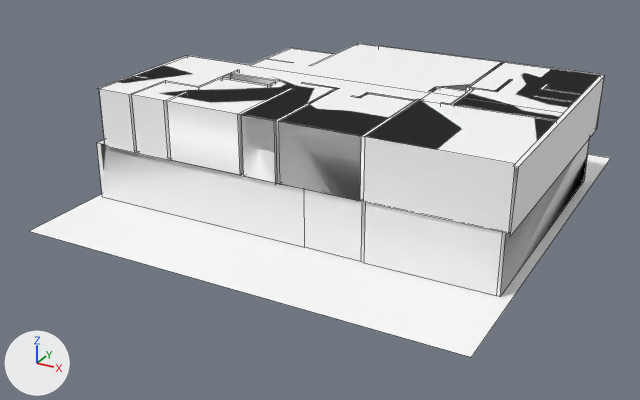
One commit to the FBX model InteriorPaintingPlanning/InteriorPaintingPlanning - Unity/Assets/InteriorPaintingPlanning2.fbx: the scene before it, then after it.
One viewpoint serves both versions: a 50 mm camera at (12.35, -20.24, 7.42) aimed at (4.21, -5.44, 0.02). Every picture has the same lights, and +X, +Y and +Z are marked at lower left. Mesh edges are drawn as thin lines. Where no turn or scale is listed for an object, it has been applied to the vertices. Vertices at the same position are counted once.

The scene before the commit, as lines of its bpy script (objects in view):
```python
me_mesh1 = bpy.data.meshes.new('Mesh1')
me_mesh1.from_pydata(...)  # 917 vertices, 633 faces, 12 loose edges; spans x 0.0..8.96, y -9.41..0.0, z 0.0..2.41
# faces by material slot: [601, 32]
me_mesh1.materials.append(mat_frontcolor)  # white #ffffff
me_mesh1.materials.append(mat_color_000)  # white #ffffff
ob_mesh1 = bpy.data.objects.new('Mesh1', me_mesh1)
ob_mesh1.location = (0.0, 0.0, 0.0)
```
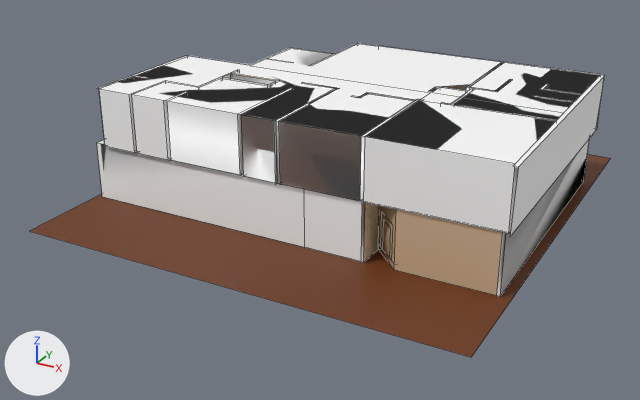
Where the change shows, as pixel boxes (x1, y1, x2, y2) in the pictures (640 x 400 px):
part 1 of me_mesh1, built on: (364, 87, 502, 296) in both
part 2 of me_mesh1, recoloured: (233, 74, 469, 90) in both
part 3 of me_mesh1, recoloured (white to brown): (30, 154, 611, 357) in both

Patch to the scene script:
```diff
--- a/InteriorPaintingPlanning/InteriorPaintingPlanning - Unity/Assets/InteriorPaintingPlanning2.fbx.py
+++ b/InteriorPaintingPlanning/InteriorPaintingPlanning - Unity/Assets/InteriorPaintingPlanning2.fbx.py
@@ mat_color_d10 @@
+mat_color_d10 = principled_material('Color_D10')
+mat_color_d10.texture = img_color_d10_jpg
+mat_color_d10.roughness = 0.553
@@ me_mesh1 @@
-me_mesh1.from_pydata(...)  # 917 vertices, 633 faces, 12 loose edges; spans x 0.0..8.96, y -9.41..0.0, z 0.0..2.41
+me_mesh1.from_pydata(...)  # 996 vertices, 690 faces, 12 loose edges; spans x 0.0..8.96, y -9.41..0.0, z 0.0..2.41
+# me_mesh1 part 1
+# 5 vertices are removed from x 4.98..6.18, y -6.03..-3.22, z 0.01..1.21
+# 103 faces are deleted
+# 9 vertices move within x 3.17..6.76, y -5.43..-2.88, z 0.01..1.21
+# 62 vertices are added at x 3.82..8.7, y -7.5..-1.71, z 0.01..1.21
+# 5 new vertices lie (0.0, 0.0, -1.08) away from vertices in x 5.95..6.24, y -6.59..-5.43, z 0.01..1.21
+# 9 new vertices lie (0.0, 0.0, 1.2) away from vertices in x 4.98..6.83, y -7.5..-3.22, z 0.01
+# 8 new vertices lie (0.0, 0.0, 0.6) away from vertices in x 5.27..6.75, y -7.33..-1.76, z 0.13..0.4
+# 74 new faces join them, mat_frontcolor (white #ffffff)
+# 5 new faces join them, mat_color_c15 (picture img_color_c15_jpg)
+# 25 new faces join them, mat_color_d10 (picture img_color_d10_jpg)
+# 11 new faces join them, mat_material2 (picture img_material2_jpg)
+# 19 new faces join them, mat_jean_blue (picture img_jean_blue_jpg)
+# 24 new faces join them, mat_color_000 (white #ffffff)
+# 2 new faces join them, mat_material3 (picture img_material3_png)
+# me_mesh1 part 2: 124 faces spanning x 2.0..7.0, y -5.97..-1.71, z 0.01..2.41 switch from mat_frontcolor (white #ffffff) to mat_color_d10 (picture img_color_d10_jpg)
+# me_mesh1 part 3: 1 face spanning x 0.0..8.96, y -9.41..0.0, z 0.0 switches from mat_frontcolor (white #ffffff) to mat_material1 (picture img_material1_jpg)
 me_mesh1.materials.append(mat_color_000)
+me_mesh1.materials.append(mat_material2)  # picture img_material2_jpg
+me_mesh1.materials.append(mat_color_c15)  # picture img_color_c15_jpg
+me_mesh1.materials.append(mat_material1)  # picture img_material1_jpg
+me_mesh1.materials.append(mat_material3)  # picture img_material3_png
+me_mesh1.materials.append(mat_jean_blue)  # picture img_jean_blue_jpg
```
